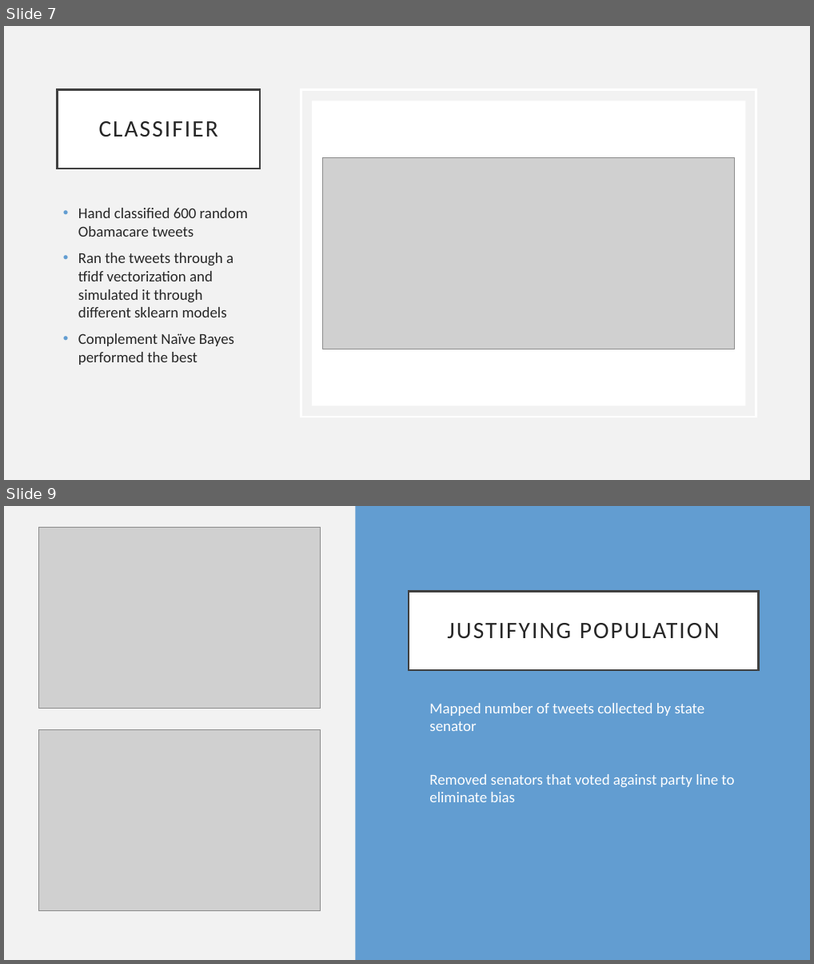
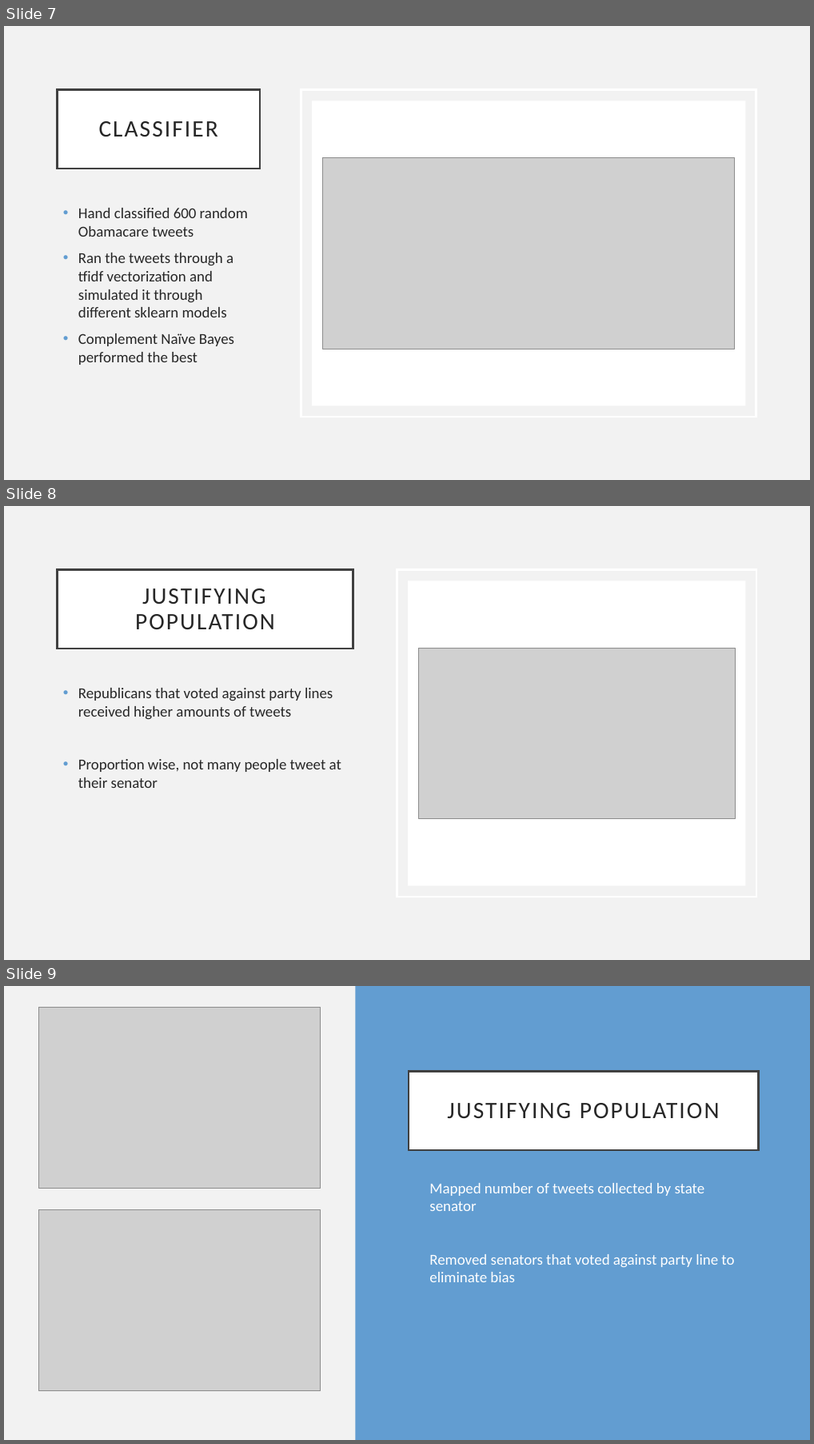
Before and after one commit to oliviaroy20/SocialSensing, a slide deck: Final Presentation.pptx. Shown one above the other, each under a label of ours: slides 7 and 9 before the commit, slides 7, 8 and 9 after it; the slides between them are not shown. The pictures are 814x964 and 814x1444 pixels, drawn with LibreOffice and Linux fonts; fonts in the diff are those of the drawing; grey boxes stand for pictures. Boxes give left, top, right and bottom in pixels: in the first picture for what was removed or moved away, otherwise in the second. Text is boxed around its words. In the diff, an @@ line names an element or a change of style, - is before the commit and + after.

```diff
--- a/Final Presentation.pptx
+++ b/Final Presentation.pptx
@@ slide 8 added at [4,506,810,960], background #F2F2F2 @@
@@ title added at [58,569,354,648], fill #FFFFFF, outline #404040 2.5 pt, 28 pt, text #262626 @@
+JUSTIFYING POPULATION
@@ rectangle added at [398,569,757,896], outline #FFFFFF 2.5 pt @@
@@ rectangle added at [408,580,746,885], fill #FFFFFF @@
@@ picture added at [419,648,735,818] @@
@@ text added at [78,688,342,788], 18 pt, text #262626 @@
+• Republicans that voted against party lines received higher amounts of tweets
+• Proportion wise, not many people tweet at their senator
```
Also in this commit, not shown: 3 slides changed, 2 other slides added, 2 slides removed, 2 other files.
